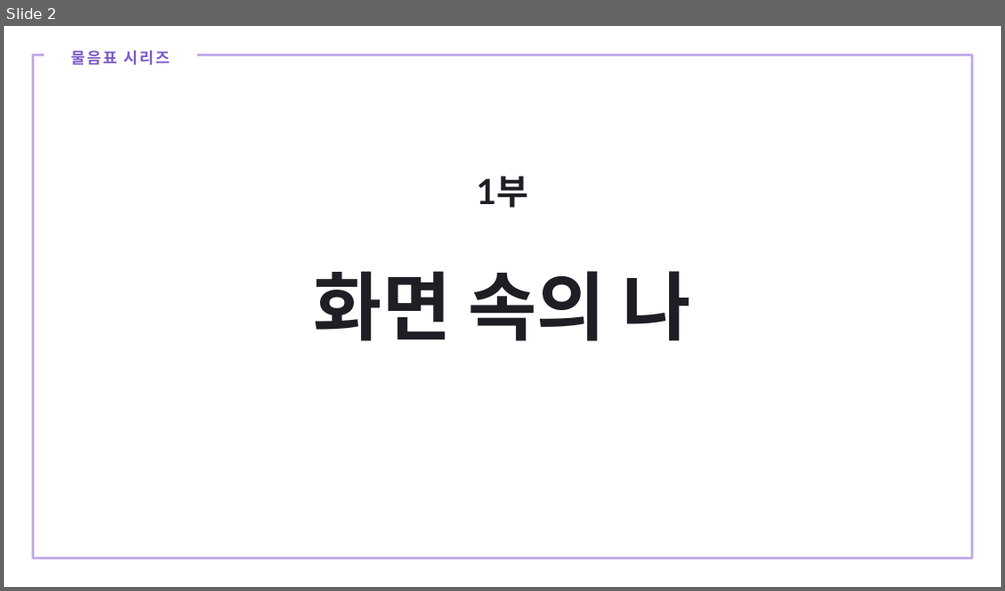
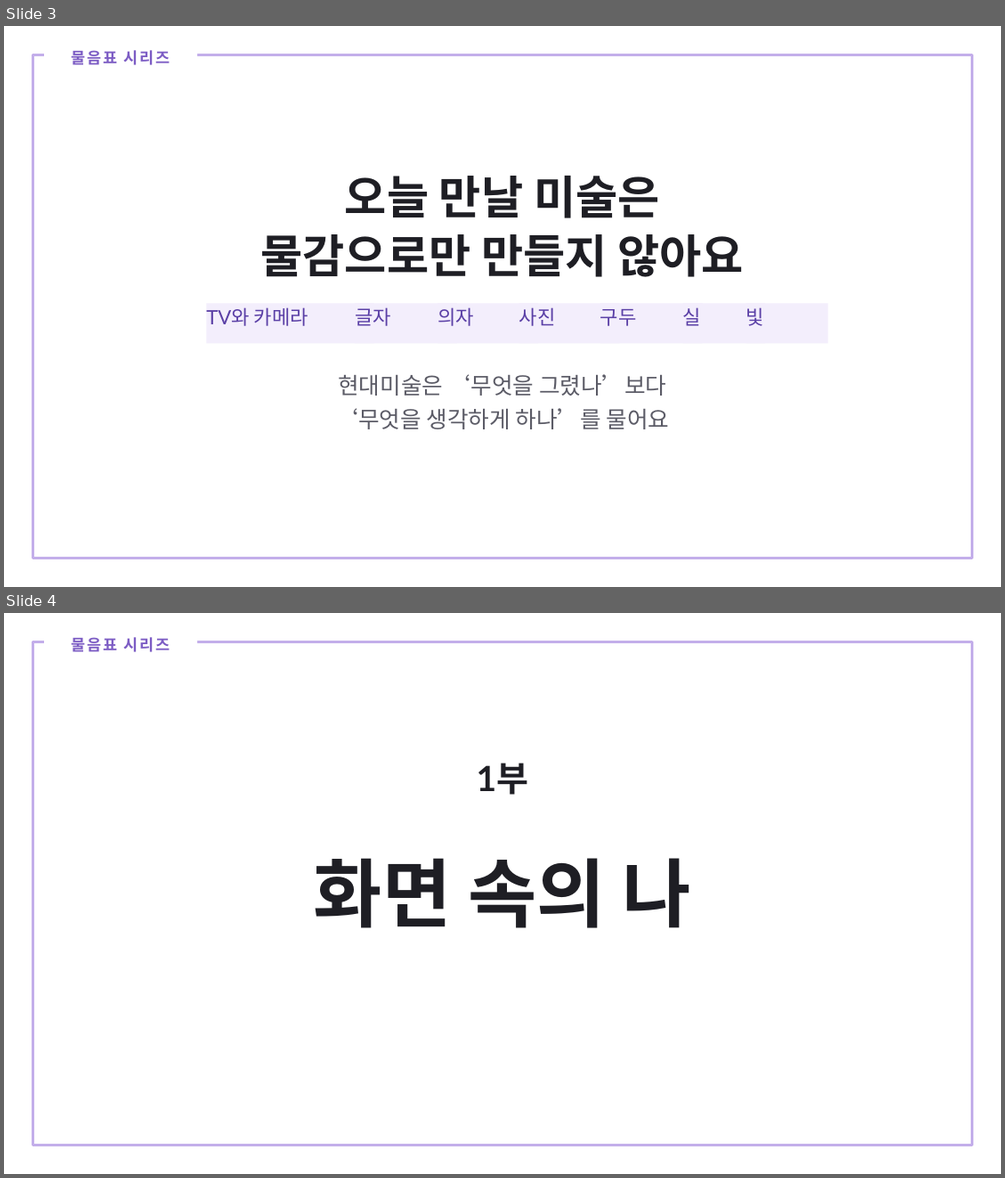
Before and after one commit to joyhanju/joyhanju.github.io, a slide deck: materials/this-is-art/이것도미술이에요_수업PPT.pptx. Shown one above the other, each under a label of ours: slide 2 before the commit, slides 3 and 4 after it. The pictures are 1005x591 and 1005x1178 pixels, drawn with LibreOffice and Linux fonts; fonts in the diff are those of the drawing. Boxes give left, top, right and bottom in pixels: in the first picture for what was removed or moved away, otherwise in the second. Text is boxed around its words. In the diff, an @@ line names an element or a change of style, - is before the commit and + after.

```diff
--- a/materials/this-is-art/이것도미술이에요_수업PPT.pptx
+++ b/materials/this-is-art/이것도미술이에요_수업PPT.pptx
@@ slide 3 added at [4,26,1001,587], background #FFFFFF @@
@@ text added at [72,50,170,65], 15 pt, text #7C5CC4, bold @@
+물음표 시리즈
@@ rectangle added at [33,55,972,557], outline #C3AEEA 3 pt @@
@@ text added at [260,176,744,277], 44 pt, text #1E1E24, bold @@
+오늘 만날 미술은
+물감으로만 만들지 않아요
@@ rectangle added at [207,304,374,344], fill #F3EEFC, 19 pt, text #5A3FA6 @@
+TV와 카메라
@@ rectangle added at [355,304,457,344], fill #F3EEFC, 19 pt, text #5A3FA6 @@
+글자
@@ rectangle added at [437,304,539,344], fill #F3EEFC, 19 pt, text #5A3FA6 @@
+의자
@@ rectangle added at [519,304,619,344], fill #F3EEFC, 19 pt, text #5A3FA6 @@
+사진
@@ rectangle added at [600,304,703,344], fill #F3EEFC, 19 pt, text #5A3FA6 @@
+구두
@@ rectangle added at [683,304,765,344], fill #F3EEFC, 19 pt, text #5A3FA6 @@
+실
@@ rectangle added at [745,304,828,344], fill #F3EEFC, 19 pt, text #5A3FA6 @@
+빛
@@ text added at [336,374,670,429], 22 pt, text #5B5B66 @@
+현대미술은 ‘무엇을 그렸나’보다
+‘무엇을 생각하게 하나’를 물어요
@@ what was slide 2 is now slide 4 @@
```
Also in this commit, not shown: 23 slides changed, 6 other slides added, 1 other file.
